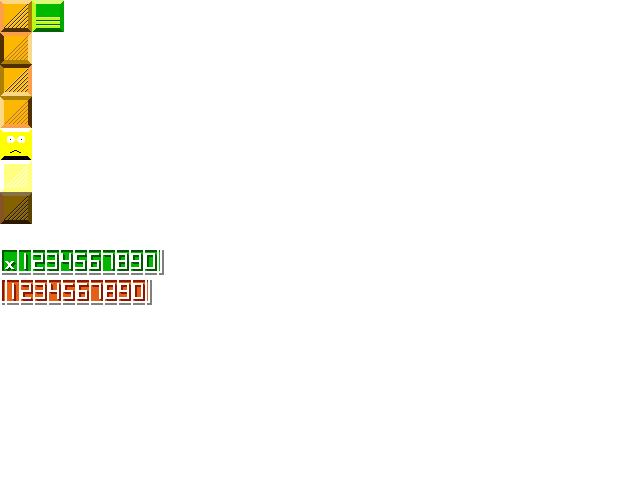
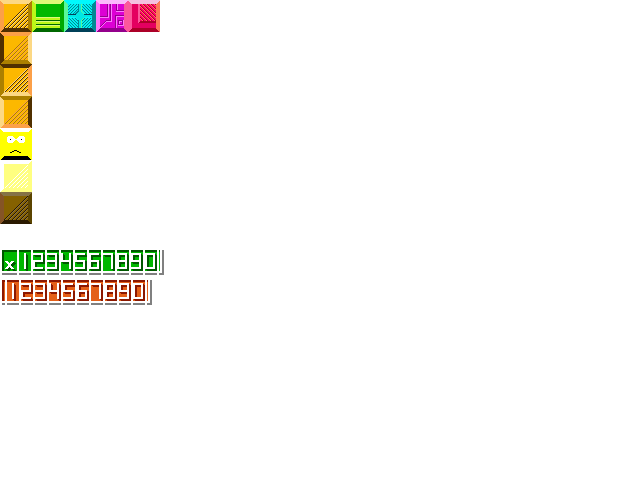
The second w=640, h=480 image is a revision of the first. Changes to its layers:
added layer "red" above "purple" over 128, 0, 160, 32
added layer "purple" above "cyan" over 96, 0, 128, 32
added layer "cyan" above "green" over 64, 0, 96, 32
